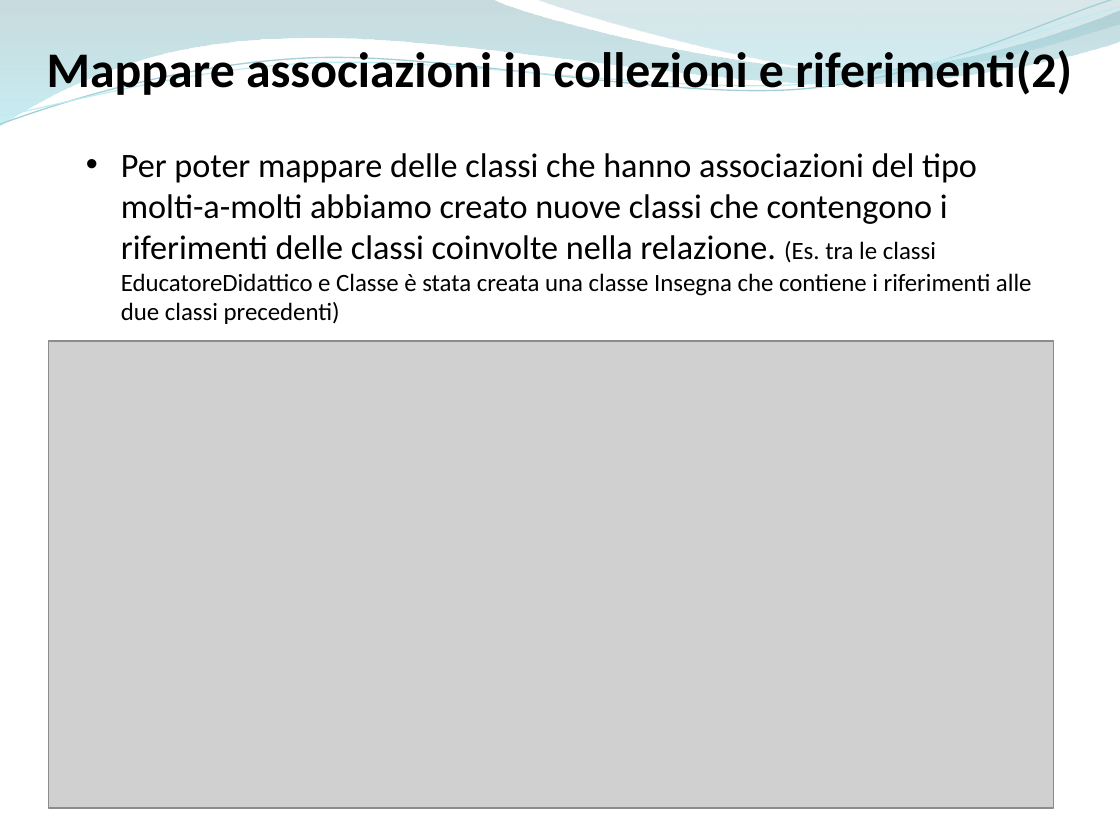
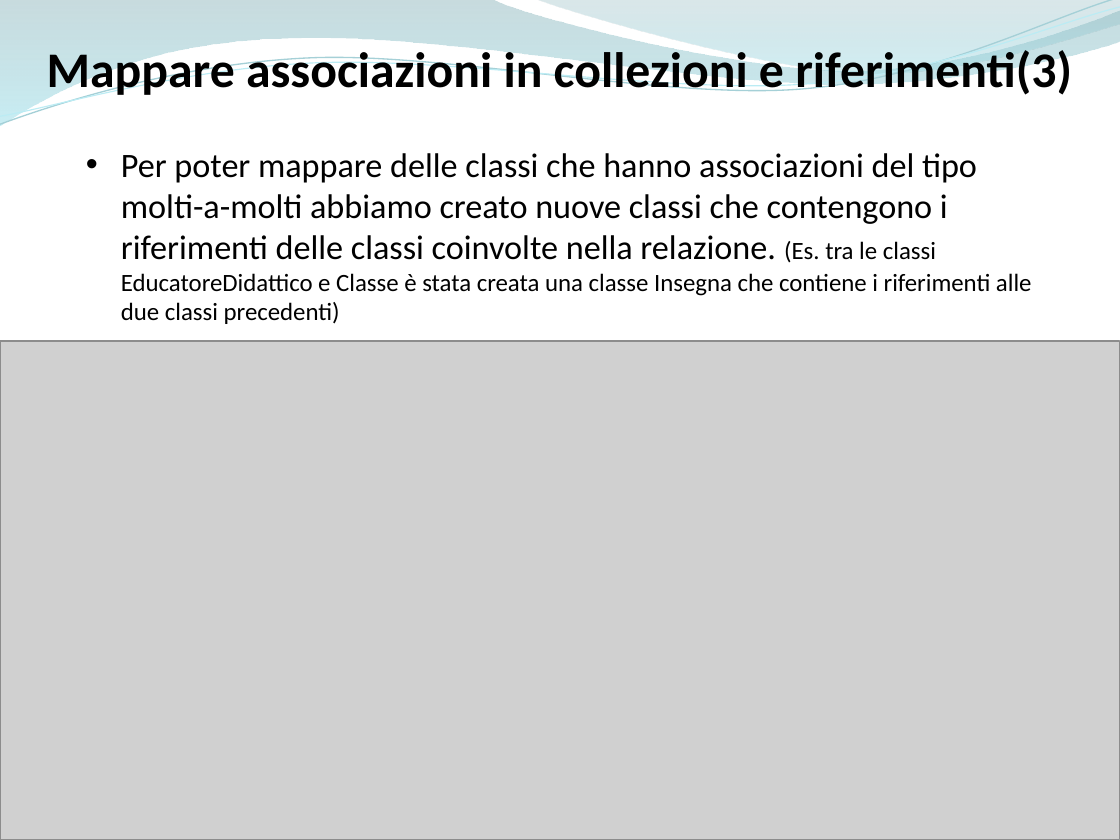
Before and after one commit to ammirate/at-silo, a slide deck: slide 46 of Presentazione/Atsilo2/[BOZZA] Atsilo_M_PresentazioneFinale.pptx (slide 45 before the commit). Drawn at 1120x840 pixels with LibreOffice and Linux fonts; fonts in the diff are those of the drawing; grey boxes stand for pictures. Boxes give left, top, right and bottom in pixels: in the first picture for what was removed or moved away, otherwise in the second. Text is boxed around its words. In the diff, an @@ line names an element or a change of style, - is before the commit and + after.

```diff
--- a/Presentazione/Atsilo2/[BOZZA] Atsilo_M_PresentazioneFinale.pptx
+++ b/Presentazione/Atsilo2/[BOZZA] Atsilo_M_PresentazioneFinale.pptx
@@ text at [47,46,1072,99]: text changed @@
-Mappare associazioni in collezioni e riferimenti(2)
+Mappare associazioni in collezioni e riferimenti(3)
@@ picture: place and size @@
-picture at [48,342,1054,809]
+picture at [0,342,1120,840]
```
Also in this commit, not shown: 1 other slide changed, 1 slide added.
